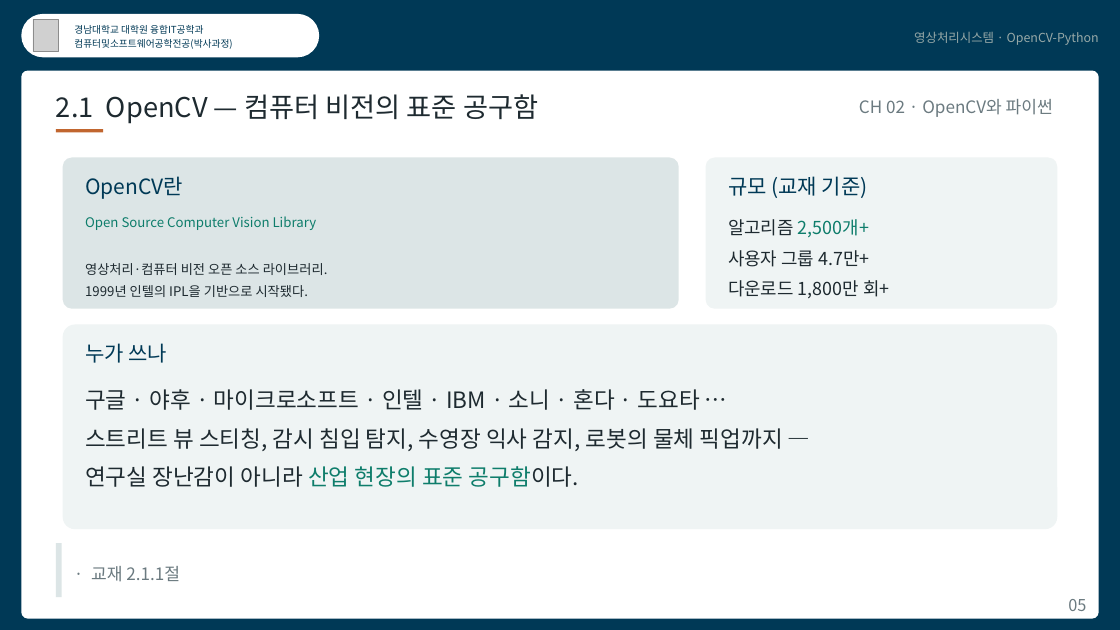
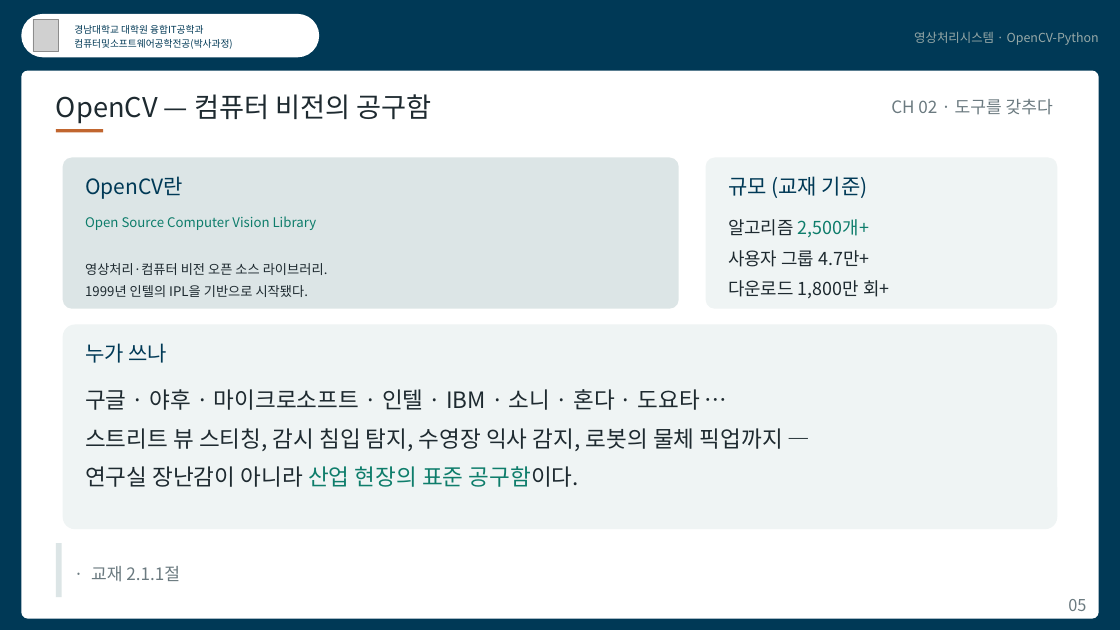
Before and after one commit to kkiimmiinn/cs-study-lab, a slide deck: slide 5 of ips/영상처리시스템_CH02.pptx. Drawn at 1120x630 pixels with LibreOffice and Linux fonts; fonts in the diff are those of the drawing; grey boxes stand for pictures. Boxes give left, top, right and bottom in pixels: in the first picture for what was removed or moved away, otherwise in the second. Text is boxed around its words. In the diff, an @@ line names an element or a change of style, - is before the commit and + after.

```diff
--- a/ips/영상처리시스템_CH02.pptx
+++ b/ips/영상처리시스템_CH02.pptx
@@ text at <box>56,94,432,124</box>: text changed @@
-2.1 OpenCV — 컴퓨터 비전의 표준 공구함
+OpenCV — 컴퓨터 비전의 공구함
@@ text at <box>891,99,1053,115</box>: text changed @@
-CH 02 · OpenCV와 파이썬
+CH 02 · 도구를 갖추다
```
Also in this commit, not shown: 15 other slides changed, 51 other files.
